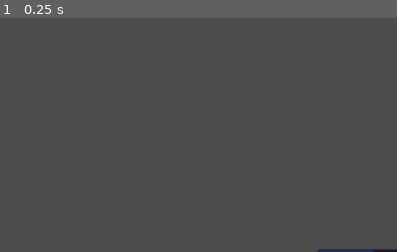
Above: before the commit, frame 1.
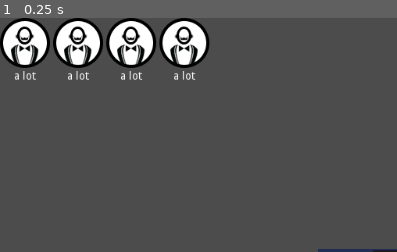
Above: after the commit, the same moment.

Repository: Cedor/Scarcity
Game: Godot game, scene res://Overall.tscn
Two runs of this game, one before a commit and one after it. Both use one fixed random seed, a clock stepped at 60 frames per second and the inputs below.
Inputs:
- Up to frame 1 (0.25 s): no input
The pictures show only the part of the screen within x 0-50%, y 0-50%; the shares and areas given below are measured in that part.

The runs differ from the first frame. In frame 1, 8.5% of the frame differs, in the area x 0-53%, y 0-27%.

Commit message:
Initiate ressources

Diff:
--- a/Overall.tscn
+++ b/Overall.tscn
@@ -1,7 +1,8 @@
-[gd_scene load_steps=3 format=2]
+[gd_scene load_steps=4 format=2]
 
 [ext_resource path="res://TileSetTown.tscn" type="PackedScene" id=1]
 [ext_resource path="res://actionContainer.gd" type="Script" id=2]
+[ext_resource path="res://ressourceContainer.gd" type="Script" id=3]
 
 [node name="Overall" type="Node2D" index="0"]
 
@@ -27,3 +28,20 @@
 size_flags_vertical = 1
 alignment = 0
 script = ExtResource( 2 )
+
+[node name="ressourceContainer" type="HBoxContainer" parent="." index="2"]
+
+anchor_left = 0.0
+anchor_top = 0.0
+anchor_right = 0.0
+anchor_bottom = 0.0
+margin_right = 590.0
+margin_bottom = 119.0
+rect_pivot_offset = Vector2( 0, 0 )
+rect_clip_content = false
+mouse_filter = 1
+mouse_default_cursor_shape = 0
+size_flags_horizontal = 1
+size_flags_vertical = 1
+alignment = 0
+script = ExtResource( 3 )
--- /dev/null
+++ b/Ressource.tscn
@@ -0,0 +1,57 @@
+[gd_scene load_steps=2 format=2]
+
+[ext_resource path="res://sprites/GUI/butler.png" type="Texture" id=1]
+
+[node name="ressource" type="VBoxContainer"]
+
+anchor_left = 0.0
+anchor_top = 0.0
+anchor_right = 0.0
+anchor_bottom = 0.0
+margin_bottom = 119.0
+rect_pivot_offset = Vector2( 0, 0 )
+rect_clip_content = false
+mouse_filter = 1
+mouse_default_cursor_shape = 0
+size_flags_horizontal = 1
+size_flags_vertical = 1
+alignment = 0
+
+[node name="textureRect" type="TextureRect" parent="." index="0"]
+
+anchor_left = 0.0
+anchor_top = 0.0
+anchor_right = 0.0
+anchor_bottom = 0.0
+margin_right = 64.0
+margin_bottom = 64.0
+rect_pivot_offset = Vector2( 0, 0 )
+rect_clip_content = false
+mouse_filter = 1
+mouse_default_cursor_shape = 0
+size_flags_horizontal = 1
+size_flags_vertical = 1
+texture = ExtResource( 1 )
+stretch_mode = 0
+
+[node name="label" type="Label" parent="." index="1"]
+
+anchor_left = 0.0
+anchor_top = 0.0
+anchor_right = 0.0
+anchor_bottom = 0.0
+margin_top = 68.0
+margin_right = 64.0
+margin_bottom = 82.0
+rect_pivot_offset = Vector2( 0, 0 )
+rect_clip_content = false
+mouse_filter = 2
+mouse_default_cursor_shape = 0
+size_flags_horizontal = 1
+size_flags_vertical = 4
+text = "a lot"
+align = 1
+valign = 1
+percent_visible = 1.0
+lines_skipped = 0
+max_lines_visible = -1
--- a/actionContainer.gd
+++ b/actionContainer.gd
@@ -7,7 +7,6 @@
 func _ready():
 	# Called every time the node is added to the scene.
 	# Initialization here
-
 	var scene = preload("actionButton.tscn")
 	var actionRecruit = scene.instance()
 	add_child(actionRecruit)
@@ -18,8 +17,6 @@
 	var actionBribe = scene.instance()
 	add_child(actionBribe)
 
-	pass
-
 #func _process(delta):
 #	# Called every frame. Delta is time since last frame.
 #	# Update game logic here.
--- /dev/null
+++ b/ressourceContainer.gd
@@ -0,0 +1,23 @@
+extends HBoxContainer
+
+# class member variables go here, for example:
+# var a = 2
+# var b = "textvar"
+
+func _ready():
+	# Called every time the node is added to the scene.
+	# Initialization here
+	var scene = preload("Ressource.tscn")
+	var dollarRessource = scene.instance()
+	add_child(dollarRessource)
+	var kidRessource = scene.instance()
+	add_child(kidRessource)
+	var guyRessource = scene.instance()
+	add_child(guyRessource)
+	var satisfactionRessource = scene.instance()
+	add_child(satisfactionRessource)
+
+#func _process(delta):
+#	# Called every frame. Delta is time since last frame.
+#	# Update game logic here.
+#	pass
Binary file added: sprites/GUI/butler.png
Not shown, added: sprites/GUI/butler.png.import
Binary file added: sprites/GUI/guy.png
Not shown, added: sprites/GUI/guy.png.import
Binary file added: sprites/GUI/kid.png
Not shown, added: sprites/GUI/kid.png.import
Binary file added: sprites/GUI/policeman.png
Not shown, added: sprites/GUI/policeman.png.import
